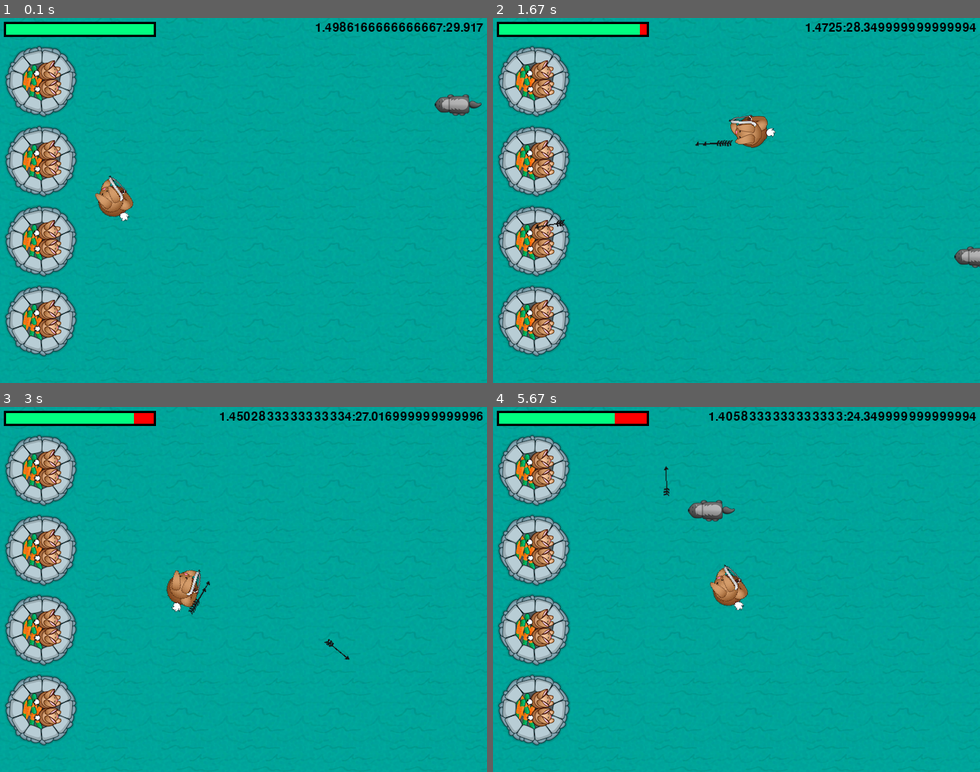
Above: before the commit, frames 1-4 (two rows, left to right).
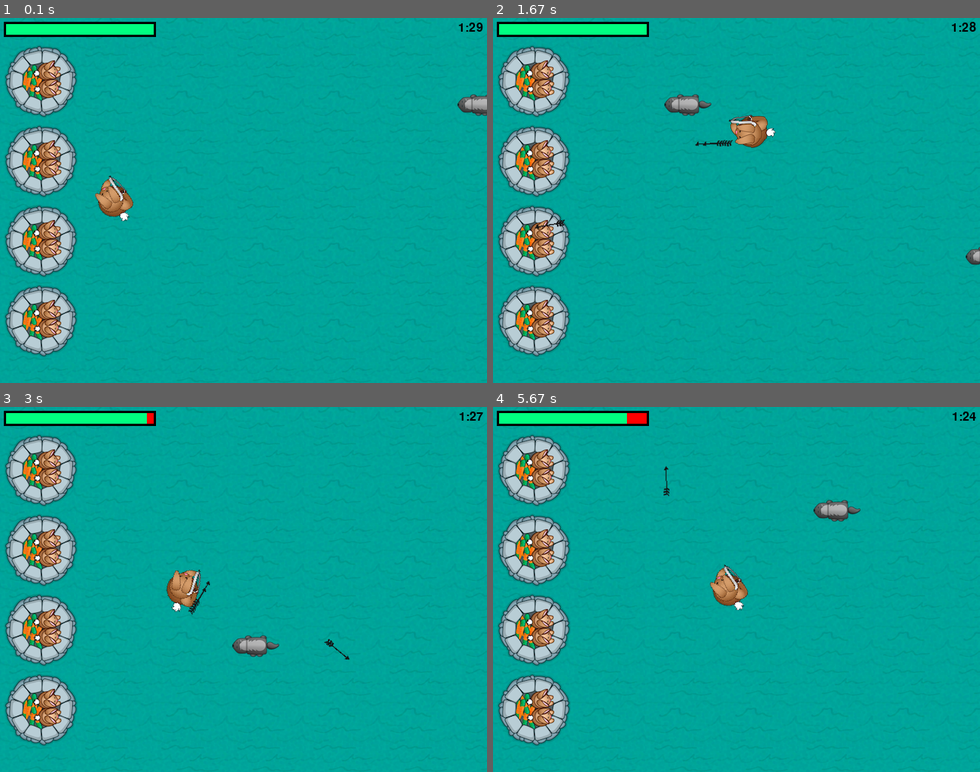
Above: after the commit, the same moments.

Repository: RJ-Mitra/Games
Game: pygame game, started from PyGame/Rabbit_vs_badgers/main.py
Same seed, same stepped clock (60 frames per second), same inputs: the game is played once before the commit and once after it.
Inputs (mouse positions are in pixels of both pictures, inside the frame that each line leads up to):
- Up to frame 1 (0.1 s): no input
- Up to frame 2 (1.67 s): click (736, 200) at 0.38 s; hold D 0.67-1.13 s; click (892, 189) at 0.75 s; hold W 1.17-1.47 s; click (619, 204) at 1.25 s; hold D from 1.5 s (still down); click (585, 145) at 1.58 s
- Up to frame 3 (3 s): release D at 1.97 s; hold A 2-2.53 s; click (316, 461) at 2.08 s; hold S 2.57-2.87 s; click (301, 622) at 2.65 s; hold A from 2.9 s (still down); click (253, 465) at 2.98 s
- Up to frame 4 (5.67 s): release A at 3.3 s; hold W 3.33-3.7 s; click (561, 578) at 3.42 s; hold D 3.73-4.37 s; click (741, 629) at 3.82 s; hold S 4.4-4.77 s; click (721, 527) at 4.48 s; hold A 4.8-5.27 s; click (863, 647) at 4.88 s; hold D from 5.3 s (still down); click (658, 469) at 5.38 s

The runs differ from the first frame. In frame 1, 1.0% of the frame differs, in the area x 64-100%, y 1-27%; in frame 2, 1.1%; in frame 3, 1.2%; in frame 4, 1.6%, in the area x 25-98%, y 1-32%.

Commit message:
Pygame Rabbits vs Badgers game

Diff:
--- a/PyGame/Rabbit_vs_badgers/main.py
+++ b/PyGame/Rabbit_vs_badgers/main.py
@@ -19,10 +19,10 @@
 arrows = []
 
 #Enemies
-badtimer=100
+badtimer=100 #Sets timer after which next enemy spawns
 badtimer1=0
 badguys=[[640,100]]
-healthvalue=194
+healthvalue=194 #Sets value for health bar
 
 #Loading images
 player = pygame.image.load("C:/Personal/Codes/Github/Games/PyGame/Rabbit_vs_badgers/resources/images/dude.png")
@@ -43,16 +43,19 @@
 hit = pygame.mixer.Sound("C:/Personal/Codes/Github/Games/PyGame/Rabbit_vs_badgers/resources/audio/explode.wav")
 enemy = pygame.mixer.Sound("C:/Personal/Codes/Github/Games/PyGame/Rabbit_vs_badgers/resources/audio/enemy.wav")
 shoot = pygame.mixer.Sound("C:/Personal/Codes/Github/Games/PyGame/Rabbit_vs_badgers/resources/audio/shoot.wav")
+    #Setting volume levels
 hit.set_volume(0.05)
 enemy.set_volume(0.05)
 shoot.set_volume(0.05)
+    #Background music
 pygame.mixer.music.load('C:/Personal/Codes/Github/Games/PyGame/Rabbit_vs_badgers/resources/audio/moonlight.wav')
-pygame.mixer.music.play(-1, 0.0)
+pygame.mixer.music.play(-1, 0.0)    #Sets the background music to play on loop
 pygame.mixer.music.set_volume(0.25)
 
 #Game loop
 running = 1
 exitcode = 0
+
 while running:
     badtimer-=1
     #Refreshing screen
@@ -102,8 +105,8 @@
     index=0
     for badguy in badguys:
         if badguy[0]<-64:
-            badguys.pop(index)
-        badguy[0]-=7
+            badguys.pop(index) #Deletes enemy when it goes off screen
+        badguy[0]-=4 #Speed of enemies
         #Castle attack
         badrect=pygame.Rect(badguyimg.get_rect())
         badrect.top=badguy[1]
@@ -130,7 +133,7 @@
 
     #Game timer display
     font = pygame.font.Font(None, 24)
-    survivedtext = font.render(str((90000-pygame.time.get_ticks())/60000)+":"+str((90000-pygame.time.get_ticks())/1000%60).zfill(2), True, (0,0,0))
+    survivedtext = font.render(str(math.trunc((90000-pygame.time.get_ticks())/60000))+":"+str(math.trunc((90000-pygame.time.get_ticks())/1000%60)).zfill(2), True, (0,0,0))
     textRect = survivedtext.get_rect()
     textRect.topright=[635,5]
     screen.blit(survivedtext, textRect)
@@ -212,7 +215,7 @@
         running=0
         exitcode=0
     if accuracy[1]!=0:
-        accuracyScore=accuracy[0]*1.0/accuracy[1]*100
+        accuracyScore=math.trunc(accuracy[0]*1.0/accuracy[1]*100)
     else:
         accuracyScore=0
 
